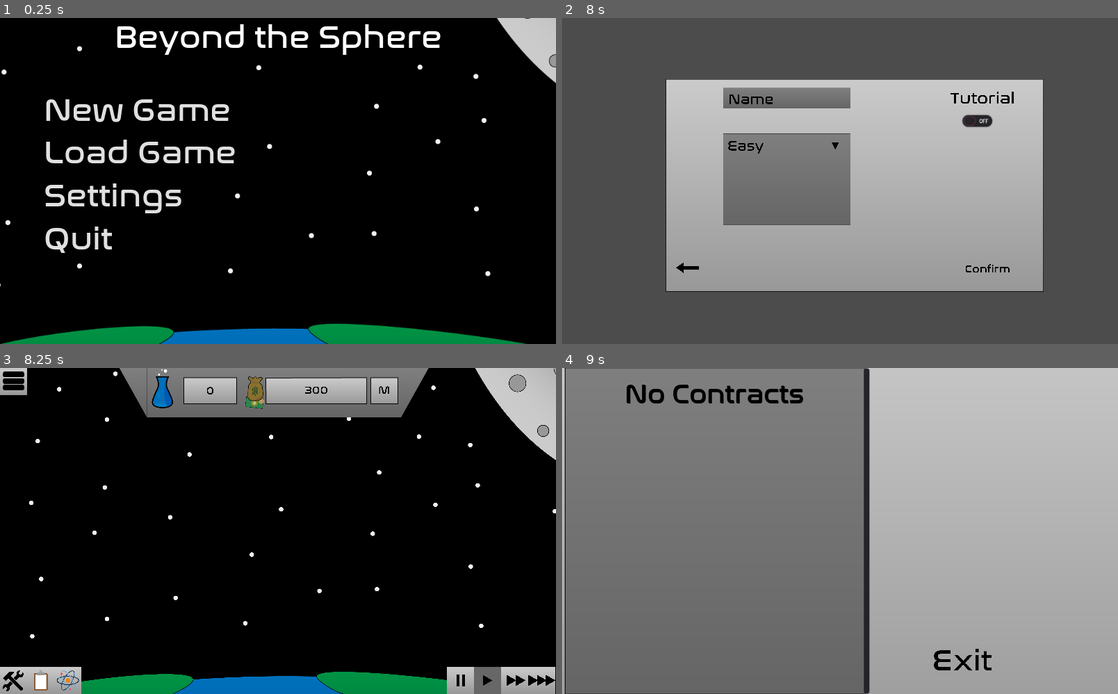
Above: before the commit, frames 1-4 (two rows, left to right).
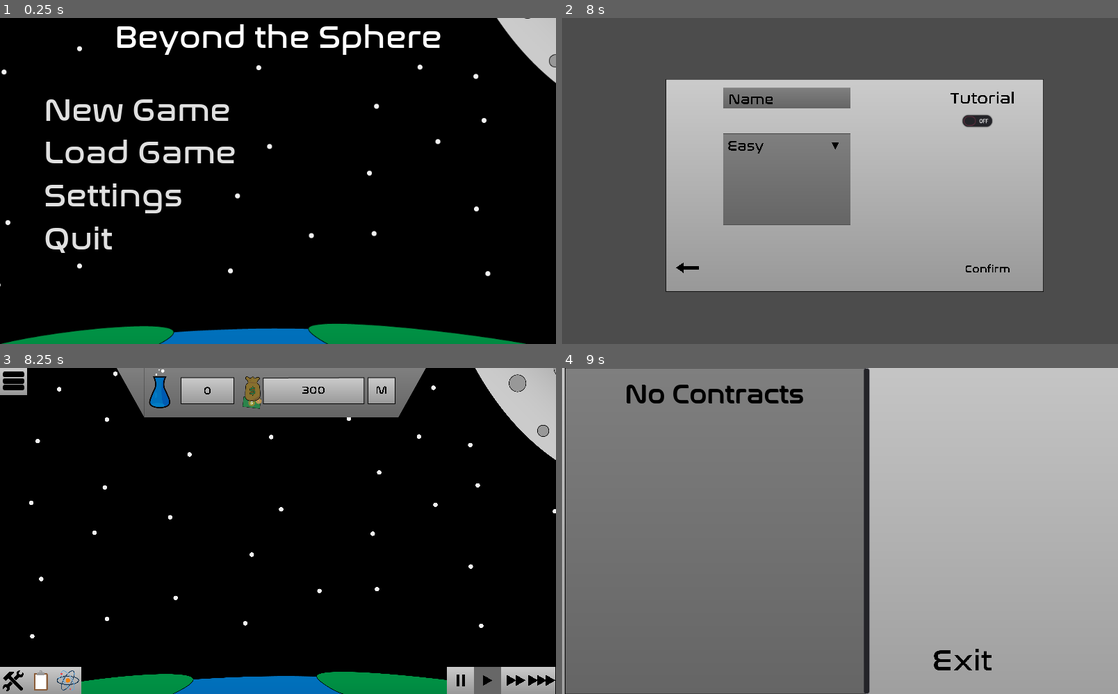
Above: after the commit, the same moments.

Repository: Periapsis-Studios/Beyond-the-Sphere-Vector
Game: Godot game, scene res://Scenes/MainMenu.tscn
The game is run twice, just before and just after one commit, with the same random seed, the same clock (stepped at 60 frames per second) and the same inputs.
Inputs (mouse positions are in pixels of both pictures, inside the frame that each line leads up to):
- Up to frame 1 (0.25 s): no input
- Up to frame 2 (8 s): click "Load Game" at 0.5 s; click "Confirm" at 1.25 s; click "Confirm" at 2 s; click "Choose" at 2.75 s; click (684, 265) at 3.5 s; click "New Game" at 4.25 s; click "Easy" at 5 s; click "Easy" at 5.75 s; click "Easy" at 6.5 s; click "Easy" at 7.25 s
- Up to frame 3 (8.25 s): click "Confirm" at 8 s
- Up to frame 4 (9 s): click (600, 680) at 8.75 s

Frames 1-2 are identical in both runs. In frame 3, 1.0% of the frame differs, in the area x 21-78%, y 0-16%; in frame 4, nothing differs.

Commit message:
Bug Fixes

Diff:
--- a/Locales/BtS localization - Sheet1.csv
+++ b/Locales/BtS localization - Sheet1.csv
@@ -16,3 +16,4 @@
 cost,Cost,Cena
 tutorial,Tutorial,Návod
 collisionText,Collision Detected!,Kolize Detekována!
+oldSaveText,CAN'T LOAD!\nSAVE TOO OLD!,NELZE NAČÍST!\nSTARÁ HRA!
--- a/Scenes/Contracts.tscn
+++ b/Scenes/Contracts.tscn
@@ -433,5 +433,6 @@
 [connection signal="pressed" from="ListBackground/Contract3/Button" to="ListBackground/Contract3" method="onSelect"]
 [connection signal="pressed" from="ListBackground/Contract4/Button" to="ListBackground/Contract4" method="onSelect"]
 [connection signal="pressed" from="Yes" to="." method="yesPressed"]
+[connection signal="pressed" from="No" to="." method="noPressed"]
 [connection signal="value_changed" from="VScrollBar" to="." method="scrollChange"]
 [connection signal="pressed" from="Exit" to="." method="exitPressed"]
--- a/Scenes/LoadGame.tscn
+++ b/Scenes/LoadGame.tscn
@@ -7,6 +7,7 @@
 [ext_resource path="res://Textures/UI/Back-icon.png" type="Texture" id=5]
 [ext_resource path="res://Textures/UI/Back-icon-pressed.png" type="Texture" id=6]
 [ext_resource path="res://Textures/UI/TrashCan-icon.png" type="Texture" id=7]
+[ext_resource path="res://Fonts/UIFont.tres" type="DynamicFont" id=8]
 
 [sub_resource type="ImageTexture" id=1]
 
@@ -75,6 +76,7 @@
 margin_bottom = 677.0
 rect_scale = Vector2( 0.13, 0.13 )
 theme = ExtResource( 4 )
+custom_colors/font_color_disabled = Color( 0.25098, 0.25098, 0.25098, 1 )
 text = "confirm"
 
 [node name="Back" type="TextureButton" parent="."]
@@ -102,6 +104,18 @@
 texture_disabled = SubResource( 1 )
 texture_focused = ExtResource( 7 )
 
+[node name="OldSave" type="Label" parent="."]
+visible = false
+margin_left = 517.0
+margin_top = 340.0
+margin_right = 2857.0
+margin_bottom = 819.0
+rect_scale = Vector2( 0.1, 0.1 )
+custom_colors/font_color = Color( 0.862745, 0.0235294, 0.0235294, 1 )
+custom_fonts/font = ExtResource( 8 )
+text = "oldSaveText"
+align = 2
+
 [connection signal="optionChanged" from="Control" to="." method="selected"]
 [connection signal="pressed" from="Confirm" to="." method="confirmed"]
 [connection signal="pressed" from="Back" to="." method="backPressed"]
--- a/Scenes/Modules/Adapter.tscn
+++ b/Scenes/Modules/Adapter.tscn
@@ -17,6 +17,7 @@
 [node name="Node2D" type="Node2D"]
 script = ExtResource( 5 )
 portsNo = 2
+moduleName = "Adapter"
 
 [node name="Port1" type="Sprite" parent="."]
 position = Vector2( 0.642335, -941.278 )
--- a/Scenes/Modules/Apollo.tscn
+++ b/Scenes/Modules/Apollo.tscn
@@ -16,24 +16,25 @@
 [node name="Node2D" type="Node2D"]
 script = ExtResource( 5 )
 portsNo = 1
+moduleName = "Apollo"
 
 [node name="Port1" type="Sprite" parent="."]
-position = Vector2( -6, -918 )
-scale = Vector2( 0.16231, 0.16231 )
+position = Vector2( 0, -553 )
+scale = Vector2( 0.13, 0.13 )
 z_index = -3
 z_as_relative = false
 texture = ExtResource( 4 )
 
 [node name="Module" type="Sprite" parent="."]
 position = Vector2( 0, 916 )
-scale = Vector2( 2.24624, 2.24624 )
+scale = Vector2( 1.797, 1.797 )
 texture = ExtResource( 2 )
 
 [node name="Port1Button" type="Button" parent="." groups=["PortButtons"]]
-margin_left = -172.0
-margin_top = -865.0
-margin_right = 160.0
-margin_bottom = -817.0
+margin_left = -120.0
+margin_top = -512.0
+margin_right = 119.0
+margin_bottom = -472.0
 custom_styles/hover = ExtResource( 1 )
 custom_styles/pressed = ExtResource( 1 )
 custom_styles/focus = SubResource( 8 )
@@ -42,18 +43,17 @@
 disabled = true
 script = ExtResource( 3 )
 type = "US_PROBE"
-moduleName = "Apollo"
 
 [node name="Area2D" type="Area2D" parent="."]
 
 [node name="CollisionPolygon2D" type="CollisionPolygon2D" parent="Area2D"]
-polygon = PoolVector2Array( -734, 315, -724, 2717, 726, 2728, 738, -102, 246, -813, -227, -814, -227, -813, -707, -87 )
+polygon = PoolVector2Array( -155, -459, 161, -457, 572, 213, 601, 2309, -598, 2316, -587, 181 )
 
 [node name="Undocker" type="Button" parent="."]
-margin_left = -699.0
-margin_top = -817.0
-margin_right = 699.0
-margin_bottom = 2651.0
+margin_left = -559.0
+margin_top = -274.0
+margin_right = 559.0
+margin_bottom = 2304.0
 custom_styles/hover = SubResource( 9 )
 custom_styles/pressed = SubResource( 9 )
 custom_styles/focus = SubResource( 9 )
--- a/Scenes/Modules/Buran.tscn
+++ b/Scenes/Modules/Buran.tscn
@@ -17,6 +17,7 @@
 [node name="Node2D" type="Node2D"]
 script = ExtResource( 5 )
 portsNo = 1
+moduleName = "Buran"
 
 [node name="Port1" type="Sprite" parent="."]
 position = Vector2( 166, -790 )
--- a/Scenes/Modules/Kvant-1.tscn
+++ b/Scenes/Modules/Kvant-1.tscn
@@ -17,6 +17,7 @@
 [node name="Node2D" type="Node2D"]
 script = ExtResource( 5 )
 portsNo = 2
+moduleName = "Kvant-1"
 
 [node name="Port1" type="Sprite" parent="."]
 position = Vector2( 0, -949.379 )
@@ -47,7 +48,6 @@
 disabled = true
 script = ExtResource( 3 )
 type = "RUS_PROBE"
-moduleName = "Kvant-1"
 
 [node name="Port2Button" type="Button" parent="." groups=["PortButtons"]]
 margin_left = -168.0
@@ -62,7 +62,6 @@
 disabled = true
 script = ExtResource( 3 )
 type = "RUS_DROGUE"
-moduleName = "Kvant-1"
 portNum = 1
 
 [node name="Area2D" type="Area2D" parent="."]
--- a/Scenes/Modules/Kvant-2.tscn
+++ b/Scenes/Modules/Kvant-2.tscn
@@ -16,6 +16,7 @@
 [node name="Node2D" type="Node2D"]
 script = ExtResource( 5 )
 portsNo = 1
+moduleName = "Kvant-2"
 
 [node name="Port1" type="Sprite" parent="."]
 position = Vector2( 0, 1682 )
--- a/Scenes/Modules/Mir Adapter.tscn
+++ b/Scenes/Modules/Mir Adapter.tscn
@@ -18,6 +18,7 @@
 [node name="Node2D" type="Node2D"]
 script = ExtResource( 5 )
 portsNo = 2
+moduleName = "Mir Adapter"
 
 [node name="Port1" type="Sprite" parent="."]
 position = Vector2( 0, -949.379 )
--- a/Scenes/Modules/Mir Core.tscn
+++ b/Scenes/Modules/Mir Core.tscn
@@ -16,6 +16,7 @@
 [node name="Node2D" type="Node2D"]
 script = ExtResource( 5 )
 portsNo = 4
+moduleName = "Mir Core"
 
 [node name="Port1" type="Sprite" parent="."]
 position = Vector2( 0, -904 )
@@ -54,7 +55,6 @@
 disabled = true
 script = ExtResource( 3 )
 type = "RUS_DROGUE"
-moduleName = "Mir Core"
 
 [node name="Port2Button" type="Button" parent="." groups=["PortButtons"]]
 margin_left = 167.0
@@ -69,7 +69,6 @@
 disabled = true
 script = ExtResource( 3 )
 type = "RUS_DROGUE"
-moduleName = "Mir Core"
 portNum = 1
 
 [node name="Port3Button" type="Button" parent="." groups=["PortButtons"]]
@@ -85,7 +84,6 @@
 disabled = true
 script = ExtResource( 3 )
 type = "RUS_DROGUE"
-moduleName = "Mir Core"
 portNum = 2
 
 [node name="Port4Button" type="Button" parent="." groups=["PortButtons"]]
@@ -101,7 +99,6 @@
 disabled = true
 script = ExtResource( 3 )
 type = "RUS_DROGUE"
-moduleName = "Mir Core"
 portNum = 3
 
 [node name="Area2D" type="Area2D" parent="."]
--- a/Scenes/Modules/OWS Node.tscn
+++ b/Scenes/Modules/OWS Node.tscn
@@ -17,6 +17,7 @@
 [node name="Node2D" type="Node2D"]
 script = ExtResource( 5 )
 portsNo = 4
+moduleName = "OWS Node"
 
 [node name="Port1" type="Sprite" parent="."]
 position = Vector2( 4.76837e-07, -769 )
--- a/Scenes/Modules/Progress.tscn
+++ b/Scenes/Modules/Progress.tscn
@@ -16,6 +16,7 @@
 [node name="Node2D" type="Node2D"]
 script = ExtResource( 5 )
 portsNo = 1
+moduleName = "Progress"
 
 [node name="Port1" type="Sprite" parent="."]
 position = Vector2( 0, -949.379 )
--- a/Scenes/Modules/Russian Node.tscn
+++ b/Scenes/Modules/Russian Node.tscn
@@ -17,6 +17,7 @@
 [node name="Node2D" type="Node2D"]
 script = ExtResource( 5 )
 portsNo = 4
+moduleName = "Russian Node"
 
 [node name="Port1" type="Sprite" parent="."]
 position = Vector2( 0, -903 )
--- a/Scenes/Modules/Salyut.tscn
+++ b/Scenes/Modules/Salyut.tscn
@@ -22,6 +22,7 @@
 z_as_relative = false
 script = ExtResource( 5 )
 portsNo = 1
+moduleName = "Salyut"
 
 [node name="Port1" type="Sprite" parent="."]
 position = Vector2( 0, -949 )
--- a/Scenes/Modules/Skylab.tscn
+++ b/Scenes/Modules/Skylab.tscn
@@ -16,6 +16,7 @@
 [node name="Node2D" type="Node2D"]
 script = ExtResource( 5 )
 portsNo = 1
+moduleName = "Skylab"
 
 [node name="Port1" type="Sprite" parent="."]
 position = Vector2( -6, -918 )
--- a/Scenes/Modules/Soyuz.tscn
+++ b/Scenes/Modules/Soyuz.tscn
@@ -25,6 +25,7 @@
 z_as_relative = false
 script = ExtResource( 5 )
 portsNo = 1
+moduleName = "Soyuz"
 
 [node name="Port1" type="Sprite" parent="."]
 position = Vector2( 0, -949 )
--- a/Scenes/Modules/Space Shuttle.tscn
+++ b/Scenes/Modules/Space Shuttle.tscn
@@ -17,6 +17,7 @@
 [node name="Node2D" type="Node2D"]
 script = ExtResource( 5 )
 portsNo = 1
+moduleName = "Space Shuttle"
 
 [node name="Port1" type="Sprite" parent="."]
 position = Vector2( 166, -790 )
--- a/Scenes/Modules/Template.tscn
+++ b/Scenes/Modules/Template.tscn
@@ -15,6 +15,7 @@
 
 [node name="Node2D" type="Node2D"]
 script = ExtResource( 5 )
+moduleName = "Template"
 
 [node name="Port1" type="Sprite" parent="."]
 position = Vector2( 0, -949.379 )
@@ -37,7 +38,6 @@
 disabled = true
 script = ExtResource( 3 )
 type = "RUS_PROBE"
-moduleName = "Template"
 
 [node name="Area2D" type="Area2D" parent="."]
 
--- a/Scenes/UI/EarthUI.tscn
+++ b/Scenes/UI/EarthUI.tscn
@@ -61,8 +61,10 @@
 layer = 2
 
 [node name="TextureRect" type="TextureRect" parent="UI"]
-margin_left = 219.8
-margin_right = 6065.8
+anchor_left = 0.5
+anchor_right = 0.5
+margin_left = -297.0
+margin_right = 5549.0
 margin_bottom = 911.0
 rect_scale = Vector2( 0.1, 0.1 )
 texture = ExtResource( 3 )
@@ -108,11 +110,11 @@
 }
 
 [node name="BuildButton" type="Button" parent="UI"]
-anchor_right = 0.012
-anchor_bottom = 0.033
-margin_top = 550.0
-margin_right = 487.712
-margin_bottom = 1030.2
+anchor_top = 1.0
+anchor_bottom = 1.0
+margin_top = -50.0001
+margin_right = 500.0
+margin_bottom = 450.0
 rect_min_size = Vector2( 0.1, 0.1 )
 rect_scale = Vector2( 0.1, 0.1 )
 custom_colors/font_color_disabled = Color( 0, 0, 0, 1 )
@@ -131,12 +133,12 @@
 texture = ExtResource( 6 )
 
 [node name="ContractButton" type="Button" parent="UI"]
-anchor_right = 0.012
-anchor_bottom = 0.033
+anchor_top = 1.0
+anchor_bottom = 1.0
 margin_left = 50.0
-margin_top = 550.0
-margin_right = 537.712
-margin_bottom = 1030.2
+margin_top = -50.0001
+margin_right = 550.0
+margin_bottom = 450.0
 rect_min_size = Vector2( 0.1, 0.1 )
 rect_scale = Vector2( 0.1, 0.1 )
 custom_colors/font_color_disabled = Color( 0, 0, 0, 1 )
@@ -154,12 +156,12 @@
 texture = ExtResource( 9 )
 
 [node name="TechButton" type="Button" parent="UI"]
-anchor_right = 0.012
-anchor_bottom = 0.033
+anchor_top = 1.0
+anchor_bottom = 1.0
 margin_left = 100.0
-margin_top = 550.0
-margin_right = 587.712
-margin_bottom = 1030.2
+margin_top = -49.9999
+margin_right = 600.0
+margin_bottom = 450.0
 rect_min_size = Vector2( 0.1, 0.1 )
 rect_scale = Vector2( 0.1, 0.1 )
 custom_colors/font_color_disabled = Color( 0, 0, 0, 1 )
@@ -212,14 +214,14 @@
 texture = ExtResource( 8 )
 
 [node name="x4" type="Button" parent="UI"]
-anchor_left = 0.5
-anchor_top = 0.5
-anchor_right = 0.5
-anchor_bottom = 0.5
-margin_left = 461.0
-margin_top = 250.0
-margin_right = 961.0
-margin_bottom = 750.0
+anchor_left = 1.0
+anchor_top = 1.0
+anchor_right = 1.0
+anchor_bottom = 1.0
+margin_left = -50.9999
+margin_top = -50.0001
+margin_right = 449.0
+margin_bottom = 450.0
 rect_min_size = Vector2( 0.1, 0.1 )
 rect_scale = Vector2( 0.1, 0.1 )
 theme = ExtResource( 13 )
@@ -249,14 +251,14 @@
 texture = ExtResource( 11 )
 
 [node name="x2" type="Button" parent="UI"]
-anchor_left = 0.5
-anchor_top = 0.5
-anchor_right = 0.5
-anchor_bottom = 0.5
-margin_left = 411.0
-margin_top = 250.0
-margin_right = 911.0
-margin_bottom = 750.0
+anchor_left = 1.0
+anchor_top = 1.0
+anchor_right = 1.0
+anchor_bottom = 1.0
+margin_left = -101.0
+margin_top = -50.0001
+margin_right = 399.0
+margin_bottom = 450.0
 rect_min_size = Vector2( 0.1, 0.1 )
 rect_scale = Vector2( 0.1, 0.1 )
 theme = ExtResource( 13 )
@@ -281,14 +283,14 @@
 texture = ExtResource( 11 )
 
 [node name="x1" type="Button" parent="UI"]
-anchor_left = 0.5
-anchor_top = 0.5
-anchor_right = 0.5
-anchor_bottom = 0.5
-margin_left = 361.0
-margin_top = 250.0
-margin_right = 861.0
-margin_bottom = 750.0
+anchor_left = 1.0
+anchor_top = 1.0
+anchor_right = 1.0
+anchor_bottom = 1.0
+margin_left = -151.0
+margin_top = -50.0001
+margin_right = 349.0
+margin_bottom = 450.0
 rect_min_size = Vector2( 0.1, 0.1 )
 rect_scale = Vector2( 0.1, 0.1 )
 theme = ExtResource( 13 )
@@ -308,14 +310,14 @@
 texture = ExtResource( 11 )
 
 [node name="Pause" type="Button" parent="UI"]
-anchor_left = 0.5
-anchor_top = 0.5
-anchor_right = 0.5
-anchor_bottom = 0.5
-margin_left = 311.0
-margin_top = 250.0
-margin_right = 811.0
-margin_bottom = 750.0
+anchor_left = 1.0
+anchor_top = 1.0
+anchor_right = 1.0
+anchor_bottom = 1.0
+margin_left = -201.0
+margin_top = -49.9999
+margin_right = 299.0
+margin_bottom = 450.0
 rect_min_size = Vector2( 0.1, 0.1 )
 rect_scale = Vector2( 0.1, 0.1 )
 theme = ExtResource( 13 )
@@ -397,5 +399,4 @@
 [connection signal="pressed" from="UI/x2" to="." method="_on_x2_pressed"]
 [connection signal="pressed" from="UI/x1" to="." method="_on_x1_pressed"]
 [connection signal="pressed" from="UI/Pause" to="." method="_on_Pause_pressed"]
-[connection signal="visibility_changed" from="UI/Collision" to="." method="_on_CollisionLabel_visibility_changed"]
 [connection signal="pressed" from="TutorialCanvas/Tutorial/Continue" to="." method="_on_Continue_pressed"]
--- a/Scripts/Backend/Contracts.gd
+++ b/Scripts/Backend/Contracts.gd
@@ -79,6 +79,7 @@
 			Data.science += self.rewardSci
 			Contracts.complete()
 			timer.queue_free()
+			Contracts.timeout()
 
 
 func organizeArray(a, b):
@@ -100,7 +101,7 @@
 	timer.set_wait_time(randi()%40+30)
 	timer.set_one_shot(true)
 	timer.start()
-	if lastContract < cap:
+	if accepted.size() + contracts.size() < cap:
 		generate()
 
 
--- a/Scripts/Backend/GlobalData.gd
+++ b/Scripts/Backend/GlobalData.gd
@@ -1,6 +1,6 @@
 extends Node
 
-const version = "0.1.0"
+const version = "0.1.2h1"
 func _ready():
 	print("Version: " + version)
 
@@ -106,7 +106,7 @@
 }
 var apollo = {
 	"portTypes": {0: "US_PROBE"},
-	"portPos": {0: Vector2(-6, -865)},
+	"portPos": {0: Vector2(0, -512)},
 	"portRot": {0: 0},
 	"portNum": 1,
 	"cost": 55_000_000
@@ -165,7 +165,7 @@
 	"portTypes": {0: "RUS_PROBE", 1: "RUS_DROGUE"},
 	"portPos": {
 		0: Vector2(0, -930),
-		1: Vector2(0, -306)
+		1: Vector2(0, -356)
 	},
 	"portRot": {0: 0, 1: 180},
 	"portNum": 2,
@@ -256,7 +256,8 @@
 		"money": money,
 		"science": science,
 		"difficulty": difficulty,
-		"nodes": nodes
+		"nodes": nodes,
+		"version": version
 	}
 	saveFile.store_line(to_json(data_dict))
 	saveFile.close()
@@ -287,8 +288,17 @@
 			"posx": module[0].position.x,
 			"posy": module[0].position.y,
 			"rot": module[0].rotation_degrees,
-			"ports": module[0].ports
+			"ports": module[0].ports,
+			"dockedInstances": [],
+			"dockedNumbers": module[0].dockedNumbers
 		}
+		for instance in module[0].dockedInstances:
+			module_dict["dockedInstances"].append(
+				{
+					"posx": instance.position.x,
+					"posy": instance.position.y
+				}
+			)
 		saveFile.store_line(to_json(module_dict))
 	saveFile.close()
 
@@ -301,6 +311,9 @@
 	dataFile.open("user://saves/" + name + "/data.json", File.READ)
 	while dataFile.get_position() < dataFile.get_len():
 		var data = parse_json(dataFile.get_line())
+
+		if not data.has("version"):
+			return 1
 
 		saveName = name
 		money = data["money"]
@@ -319,6 +332,7 @@
 		Contracts.lastContract = 0
 
 	dataFile.close()
+	return 0
 
 
 func loadContracts():
@@ -326,7 +340,7 @@
 	if not file.file_exists("user://saves/" + saveName + "/contracts.json"):
 		return 1
 
-	file.open("user://saves/" + name + "/contracts.json", File.READ)
+	file.open("user://saves/" + saveName + "/contracts.json", File.READ)
 	while file.get_position() < file.get_len():
 		var data = parse_json(file.get_line())
 
@@ -354,9 +368,69 @@
 		get_parent().get_node("Control").get_node("Camera2D").add_child(moduleInstance)
 		moduleInstance.position = Vector2(stationLine["posx"], stationLine["posy"])
 		moduleInstance.rotation_degrees = stationLine["rot"]
+		moduleInstance.dockedInstances = stationLine["dockedInstances"]
+		moduleInstance.dockedNumbers = stationLine["dockedNumbers"]
 		for port in stationLine["ports"]:
 			moduleInstance.ports.append(bool(port))
 		Station.dockedModules.append([moduleInstance, stationLine["name"]])
 	stationFile.close()
+	for module in Station.dockedModules:
+		var instances = module[0].dockedInstances
+		module[0].dockedInstances = []
+		for instance in instances:
+			var result = Station.getModuleByPos(instance["posx"], instance["posy"])[0]
+			module[0].dockedInstances.append(result)
 	loading = false
 	gameRunning = true
+
+
+func isVersionHigher(a: String, b: String):
+	var aArray = a.split(".")
+	var bArray = b.split(".")
+	var aVersion = [
+		int(aArray[0]),
+		int(aArray[1]),
+		int(aArray[2].split("h")[0]),
+		int(aArray[2].split("h")[1])
+	]
+	var bVersion = [
+		int(bArray[0]),
+		int(bArray[1]),
+		int(bArray[2].split("h")[0]),
+		int(bArray[2].split("h")[1])
+	]
+	if aVersion[0] > bVersion[0]:
+		return true
+	if aVersion[1] > bVersion[1]:
+		return true
+	if aVersion[2] > bVersion[2]:
+		return true
+	if aVersion[3] > bVersion[3]:
+		return true
+	return false
+
+
+func isVersionEqual(a: String, b: String):
+	var aArray = a.split(".")
+	var bArray = b.split(".")
+	var aVersion = [
+		int(aArray[0]),
+		int(aArray[1]),
+		int(aArray[2].split("h")[0]),
+		int(aArray[2].split("h")[1])
+	]
+	var bVersion = [
+		int(bArray[0]),
+		int(bArray[1]),
+		int(bArray[2].split("h")[0]),
+		int(bArray[2].split("h")[1])
+	]
+	if not aVersion[0] == bVersion[0]:
+		return false
+	if not aVersion[1] == bVersion[1]:
+		return false
+	if not aVersion[2] == bVersion[2]:
+		return false
+	if not aVersion[3] == bVersion[3]:
+		return false
+	return true
--- a/Scripts/Backend/Module.gd
+++ b/Scripts/Backend/Module.gd
@@ -5,6 +5,7 @@
 var dockedInstances: Array
 var dockedNumbers: Array
 export var portsNo: int
+export var moduleName: String
 
 
 func _ready():
--- a/Scripts/Backend/PortButton.gd
+++ b/Scripts/Backend/PortButton.gd
@@ -2,14 +2,15 @@
 
 
 export var type: String
-export var moduleName: String
 export var portNum: int
+var moduleName
 var rotation
 
 signal dockRequested(position)
 
 
 func _ready():
+	moduleName = get_parent().moduleName
 	self.connect("pressed", self, "pressed")
 
 
@@ -19,7 +20,7 @@
 
 
 func getPosition():
-	rotation = abs(get_parent().rotation_degrees)
+	rotation = get_parent().rotation_degrees + 360
 	rotation += Data.modules[moduleName]["portRot"][portNum]
 	match fmod(rotation, 360.0):
 		0.0:
--- a/Scripts/Backend/Station.gd
+++ b/Scripts/Backend/Station.gd
@@ -28,3 +28,10 @@
 func refundModule(name):
 	Data.money += Data.modules[name]["cost"] * Data.difficulty
 	get_parent().get_node("Control").get_child(0).updateCurrency()
+
+
+func getModuleByPos(x, y):
+	for module in dockedModules:
+		if module[0].position == Vector2(x, y):
+			return module
+	return null
--- a/Scripts/Scene/ContractMenu.gd
+++ b/Scripts/Scene/ContractMenu.gd
@@ -8,7 +8,7 @@
 func _ready():
 	contracts = Contracts.contracts + Contracts.accepted
 	if contracts.size() > 4:
-		$VScrollBar.max_value = Contracts.contracts.size() - 4
+		$VScrollBar.max_value = contracts.size() - 4
 	else:
 		$VScrollBar.max_value = 0
 	displayContracts()
@@ -32,6 +32,7 @@
 	if not contracts.empty():
 		for i in range(1, 5):
 			if i + $VScrollBar.value - 1 < contracts.size():
+				get_node("ListBackground/Contract" + str(i)).visible = true
 				get_node("ListBackground/Contract" + str(i) + "/Button").disabled = false
 				get_node("ListBackground/Contract" + str(i) + "/Button").focus_mode = 2
 				get_node("ListBackground/Contract" + str(i) + "/Cash").visible = true
@@ -45,6 +46,9 @@
 					get_node("ListBackground/Contract" + str(i) + "/ProgressBar").value = contracts[i + $VScrollBar.value - 1].completion
 				else:
 					get_node("ListBackground/Contract" + str(i) + "/ProgressBar").visible = false
+			else:
+				get_node("ListBackground/Contract" + str(i)).visible = false
+				get_node("ListBackground/Contract" + str(i) + "/Button").disabled = true
 	else:
 		$ListBackground/Contract1/Type.text = "No Contracts"
 
@@ -65,5 +69,22 @@
 	displayContracts()
 
 
+func deny(contract: Contracts.Contract):
+	if not contract.accepted:
+		Contracts.contracts.erase(contract)
+	if contract.accepted:
+		Contracts.accepted.erase(contract)
+	contracts = Contracts.contracts + Contracts.accepted
+	if contracts.size() > 4:
+		$VScrollBar.max_value = contracts.size() - 4
+	else:
+		$VScrollBar.max_value = 0
+	displayContracts()
+
+
 func scrollChange(_value):
 	displayContracts()
+
+
+func noPressed():
+	deny(contracts[selected - 1 + $VScrollBar.value])
--- a/Scripts/Scene/EarthMain.gd
+++ b/Scripts/Scene/EarthMain.gd
@@ -93,7 +93,7 @@
 	var moduleData = Data.modules[module]
 	var portType = moduleData.portTypes[port]
 	var isCorrectType: bool
-	var area = moduleInstance.get_node("Area2D")
+	var area: Area2D = moduleInstance.get_node("Area2D")
 	if not targetPortType == "ANY":
 		isCorrectType = Data.validCouples[targetPortType] == portType
 
@@ -268,6 +268,7 @@
 					moduleInstance.queue_free()
 					$EarthUI/UI/Collision.visible = true
 					return
+	area.disconnect("area_shape_entered", self, "overlap")
 	if not selectedPort == null:
 		selectedPort.get_parent().dockedInstances.append(moduleInstance)
 		moduleInstance.dockedInstances.append(selectedPort.get_parent())
@@ -290,4 +291,4 @@
 
 func overlap(area_rid, area, area_shape_index, local_shape_index):
 	dockBlocked = true
-	print("blocked")
+	$EarthUI.showCollision()
--- a/Scripts/Scene/LoadGame.gd
+++ b/Scripts/Scene/LoadGame.gd
@@ -27,7 +27,12 @@
 func selected(name):
 	$Delete.disabled = false
 	selected = true
-	Data.loadData(name)
+	if Data.loadData(name) == 1:
+		disableLoad()
+		return
+
+	enableLoad()
+
 	$Science.text = str(Data.science)
 	if Data.difficulty == 0:
 		$MoneyNum.text = "∞"
@@ -56,5 +61,16 @@
 	var dir = Directory.new()
 	dir.remove("user://saves/" + Data.saveName + "/data.json")
 	dir.remove("user://saves/" + Data.saveName + "/station.json")
+	dir.remove("user://saves/" + Data.saveName + "/contracts.json")
 	dir.remove("user://saves/" + Data.saveName)
 	get_tree().change_scene("res://Scenes/LoadGame.tscn")
+
+
+func disableLoad():
+	$OldSave.visible = true
+	$Confirm.disabled = true
+
+
+func enableLoad():
+	$OldSave.visible = false
+	$Confirm.disabled = false
--- a/Scripts/Scene/TechTree.gd
+++ b/Scripts/Scene/TechTree.gd
@@ -58,7 +58,8 @@
 		$CanvasLayer/Menu/Background/Unlocked.text += unlockable + "\n"
 
 	$CanvasLayer/Menu/Cost.text = tr("cost") + ": " + str(Data.nodes[nodeNum]["Cost"])
-	if Data.science >= Data.nodes[nodeNum]["Cost"]:
+	var isRequiredUnlocked = Data.nodes[Data.nodes[nodeNum]["Requires"]]["Unlocked"]
+	if Data.science >= Data.nodes[nodeNum]["Cost"] and isRequiredUnlocked:
 		$CanvasLayer/Menu/Buy.disabled = false
 	else:
 		$CanvasLayer/Menu/Buy.disabled = true
--- a/Scripts/UI/EarthUI.gd
+++ b/Scripts/UI/EarthUI.gd
@@ -116,6 +116,8 @@
 
 func showUI():
 	for ui in $UI.get_children():
+		if ui == $UI/Collision:
+			continue
 		ui.visible = true
 
 
@@ -143,13 +145,13 @@
 	playNextTut()
 
 
-func _on_CollisionLabel_visibility_changed():
-	if $UI/Collision.visible:
-		var t = Timer.new()
-		t.set_wait_time(3)
-		t.set_one_shot(true)
-		self.add_child(t)
-		t.start()
-		yield(t, "timeout")
-		t.queue_free()
-		$UI/Collision.visible = false
+func showCollision():
+	$UI/Collision.visible = true
+	var t = Timer.new()
+	t.set_wait_time(3)
+	t.set_one_shot(true)
+	self.add_child(t)
+	t.start()
+	yield(t, "timeout")
+	t.queue_free()
+	$UI/Collision.visible = false
Binary file changed: Locales/BtS localization - Sheet1.cs.translation
Binary file changed: Locales/BtS localization - Sheet1.en.translation
Not shown: 1 places in Scenes/LoadGame.tscn that only renumber resources
Binary file changed: Textures/Spacecraft/Buran.png
Binary file changed: Textures/Spacecraft/Space Shuttle.png
Not shown, changed: export_presets.cfg
Not shown, changed: Texture-Sources/Buran.ai
Not shown, changed: Texture-Sources/Space Shuttle.ai
